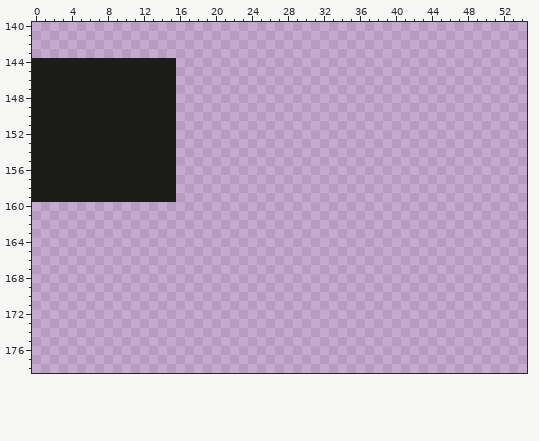
Pixel-art file, stored at tex/tiles.aseprite. Above: the version before the commit.
128x256 pixels, 1 frame. Colours within 5 levels of each other are drawn and written as one. Shown: x 0..54, y 140..178.
And afterwards:
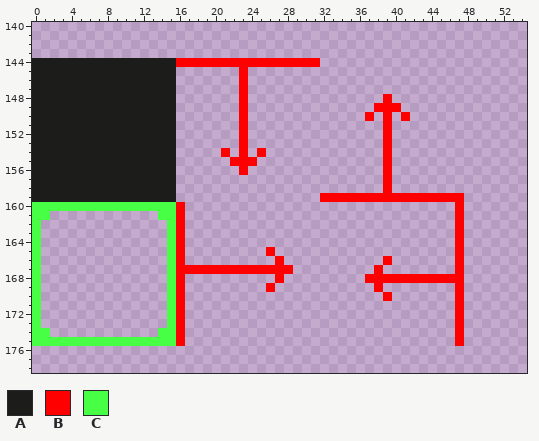
Palette (. is transparent): A #1c1c1b  B #ff0000  C #47ff44
Author's note on the commit: Implement level switching mostly
Change:
Changed rows in their new state; - is an unchanged pixel.
Layer "horse tower":
first column x 0:
144 ----------------BBBBBBBBBBBBBBBB----------------
145 -----------------------B------------------------
146 -----------------------B------------------------
147 -----------------------B------------------------
148 -----------------------B---------------B--------
149 -----------------------B--------------BBB-------
150 -----------------------B-------------B-B-B------
151 -----------------------B---------------B--------
152 -----------------------B---------------B--------
153 -----------------------B---------------B--------
154 ---------------------B-B-B-------------B--------
155 ----------------------BBB--------------B--------
156 -----------------------B---------------B--------
157 ---------------------------------------B--------
158 ---------------------------------------B--------
159 --------------------------------BBBBBBBBBBBBBBBB
160 CCCCCCCCCCCCCCCCB------------------------------B
161 CC------------CCB------------------------------B
162 C--------------CB------------------------------B
163 C--------------CB------------------------------B
164 C--------------CB------------------------------B
165 C--------------CB---------B--------------------B
166 C--------------CB----------B-----------B-------B
167 C--------------CBBBBBBBBBBBBB---------B--------B
168 C--------------CB----------B---------BBBBBBBBBBB
169 C--------------CB---------B-----------B--------B
170 C--------------CB----------------------B-------B
171 C--------------CB------------------------------B
172 C--------------CB------------------------------B
173 C--------------CB------------------------------B
174 CC------------CCB------------------------------B
175 CCCCCCCCCCCCCCCCB------------------------------B
